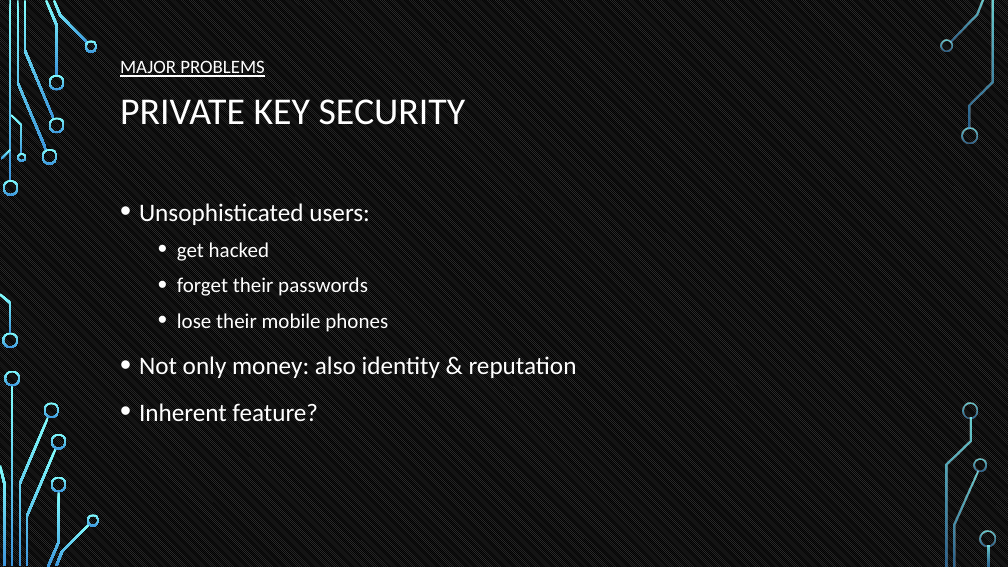
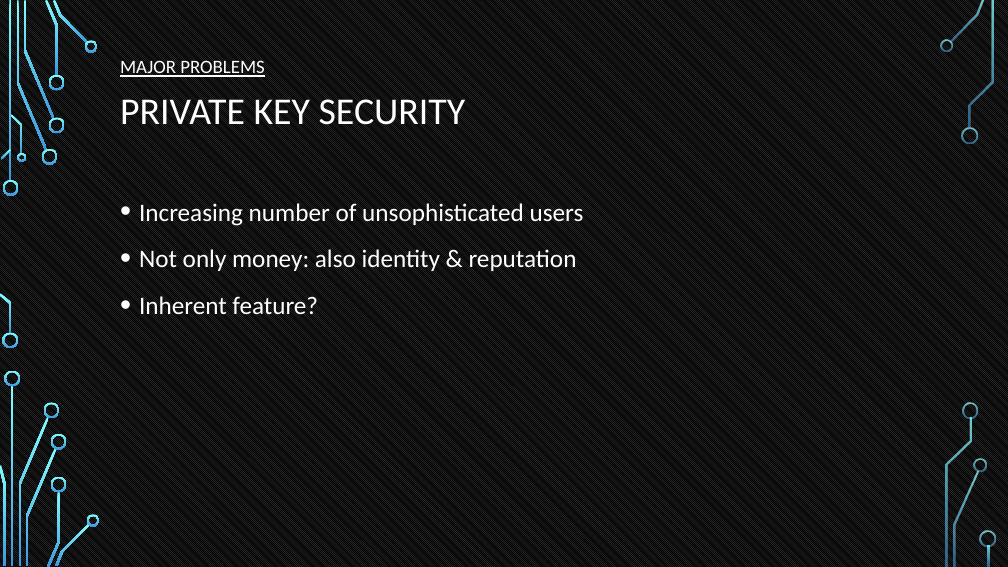
Before and after one commit to tokenika/tokenika.github.io, a slide deck: slide 15 of WarsawBlock.pptx (slide 14 before the commit). Drawn at 1008x567 pixels with LibreOffice and Linux fonts; fonts in the diff are those of the drawing; background and template pictures are left out. Boxes give left, top, right and bottom in pixels: in the first picture for what was removed or moved away, otherwise in the second. Text is boxed around its words. In the diff, an @@ line names an element or a change of style, - is before the commit and + after.

```diff
--- a/WarsawBlock.pptx
+++ b/WarsawBlock.pptx
@@ text at box(139, 203, 584, 226): text changed; size 20 to 24 pt @@
-• Unsophisticated users:
-  • get hacked
-  • forget their passwords
-  • lose their mobile phones
+• Increasing number of unsophisticated users
```
Also in this commit, not shown: 16 other slides changed, 5 slides added, 1 slide removed, 1 other file.
